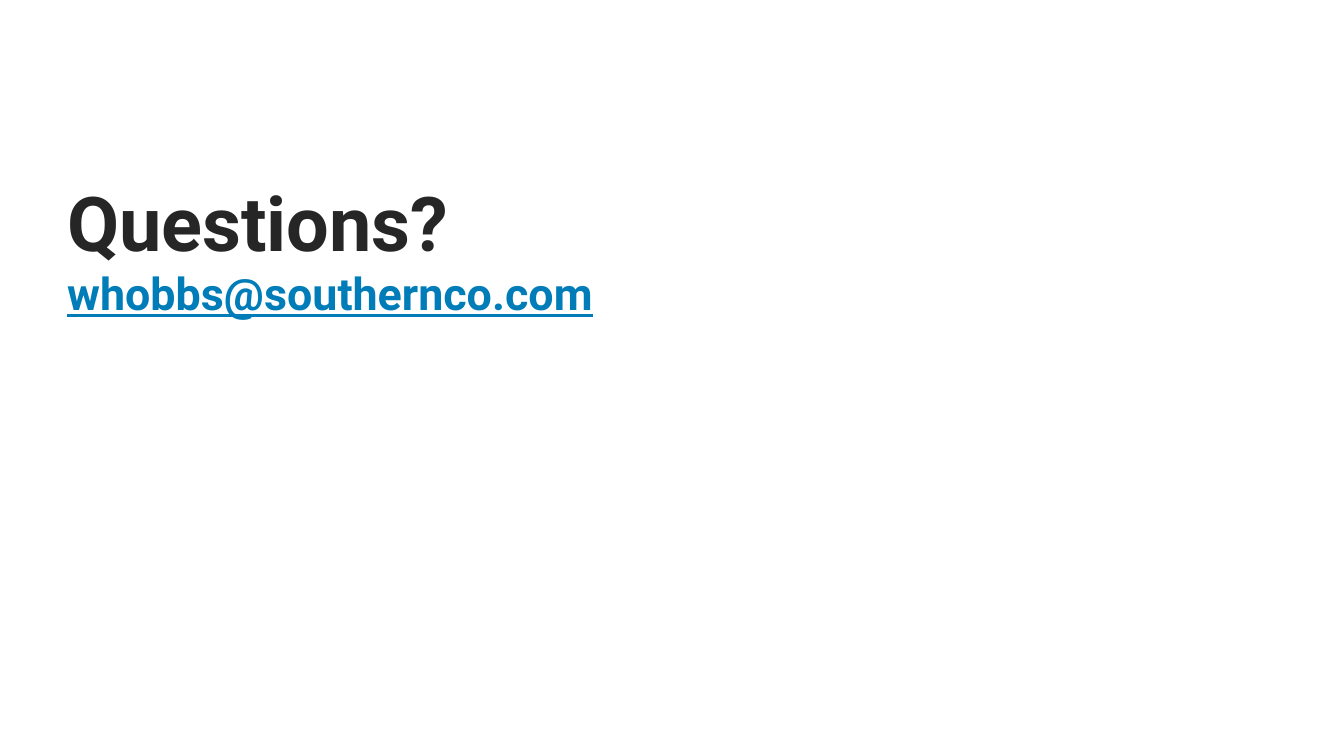
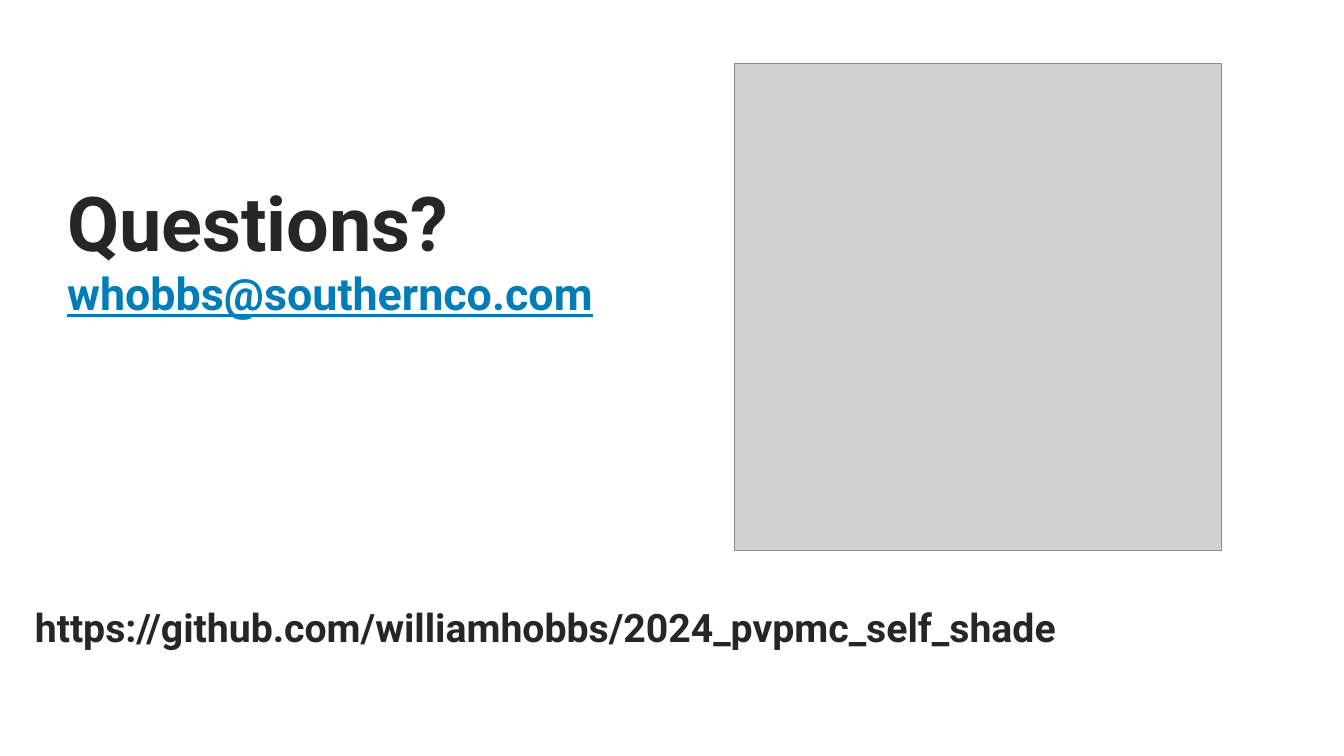
Before and after one commit to williamhobbs/2024_pvpmc_self_shade, a slide deck: slide 32 of presentation/2024_PVPMC_hobbs_pvlib_self-shade.pptx. Drawn at 1344x756 pixels with LibreOffice and Linux fonts; fonts in the diff are those of the drawing; grey boxes stand for pictures; background and template pictures are left out. Boxes give left, top, right and bottom in pixels: in the first picture for what was removed or moved away, otherwise in the second. Text is boxed around its words. In the diff, an @@ line names an element or a change of style, - is before the commit and + after.

Commit message:
added repo QR to closing slide

```diff
--- a/presentation/2024_PVPMC_hobbs_pvlib_self-shade.pptx
+++ b/presentation/2024_PVPMC_hobbs_pvlib_self-shade.pptx
@@ picture added at <box>735,64,1223,552</box> @@
@@ text added at <box>35,612,1056,650</box>, 28 pt, text #262626, bold @@
+https://github.com/williamhobbs/2024_pvpmc_self_shade
```
